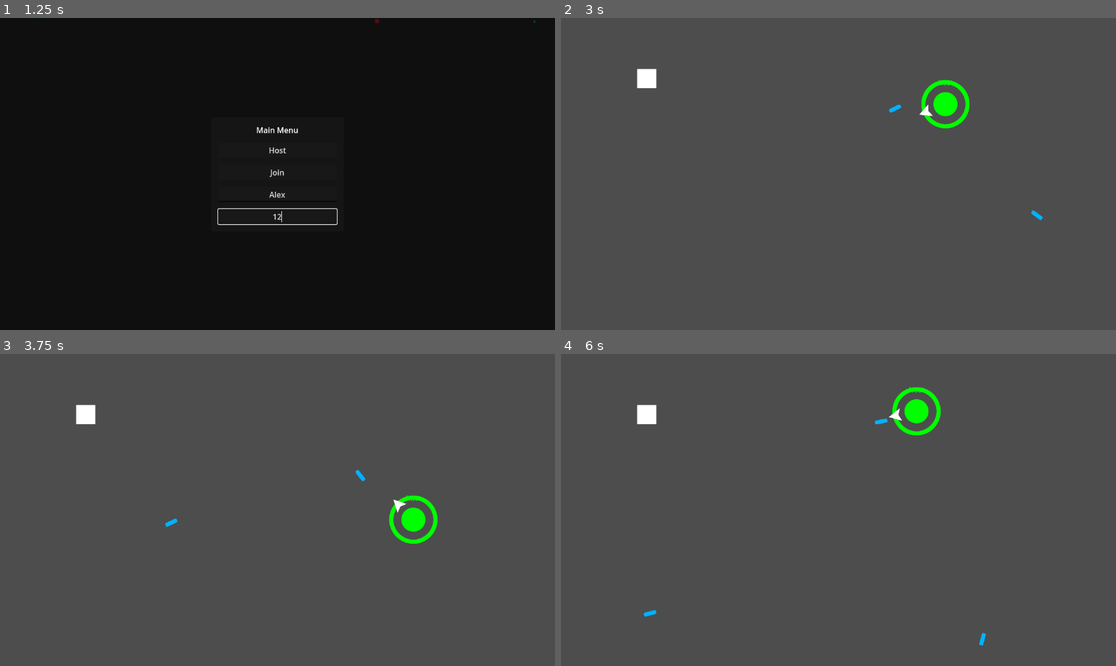
Above: before the commit, frames 1-4 (two rows, left to right).
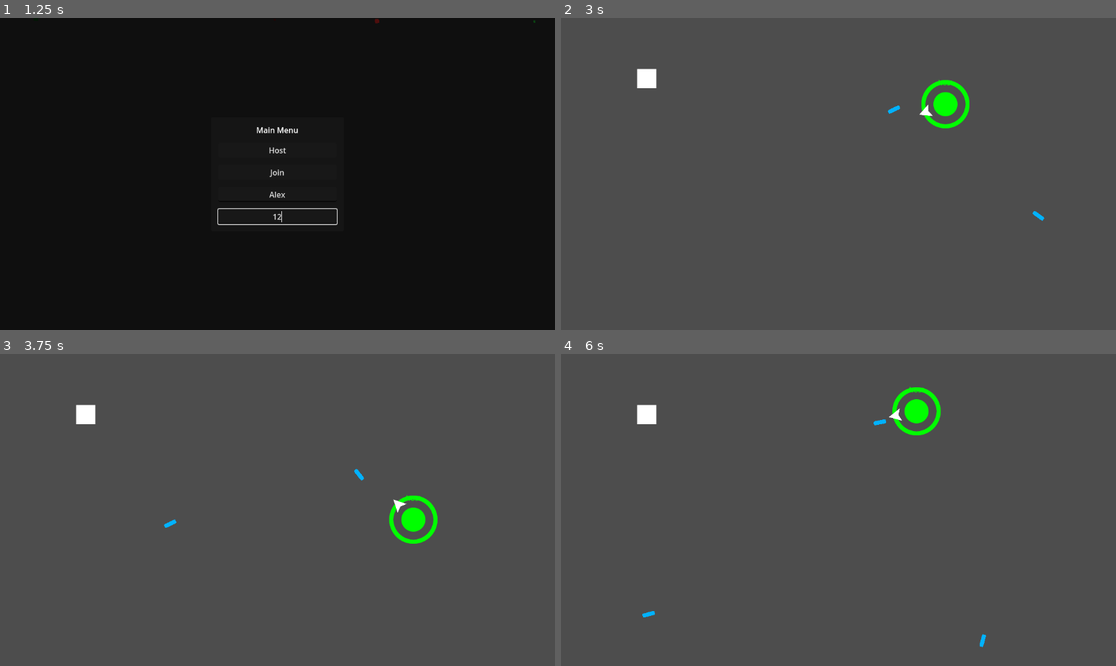
Above: after the commit, the same moments.

Repository: Pkepowicz/Infinite-Onslaught
Game: Godot game, scene res://assets/scenes/world.tscn
Same seed, same stepped clock (60 frames per second), same inputs: the game is played once before the commit and once after it. The engine's default icon, where the game draws it, is replaced by a stand-in: a white triangle on a blue panel in a dark square.
Inputs (mouse positions are in pixels of both pictures, inside the frame that each line leads up to):
- Up to frame 1 (1.25 s): click (277, 192) at 0.52 s; type "Alex" at 0.6 s; click (277, 217) at 0.75 s; type "12" at 0.83 s
- Up to frame 2 (3 s): click "Host" at 1.25 s; tap Enter at 2 s; move the mouse to (960, 158) at 2.02 s; hold Right (ui_right) 2.03-2.78 s; click (960, 158) at 2.1 s; move the mouse to (727, 189) at 2.77 s; hold Down (ui_down) from 2.78 s (still down); click (727, 189) at 2.85 s
- Up to frame 3 (3.75 s): move the mouse to (333, 441) at 3.52 s; release Down (ui_down) at 3.53 s; hold Right (ui_right) from 3.53 s (still down); click (333, 441) at 3.6 s
- Up to frame 4 (6 s): move the mouse to (810, 572) at 4.27 s; release Right (ui_right) at 4.28 s; hold Up (ui_up) 4.28-5.03 s; click (810, 572) at 4.35 s; move the mouse to (1005, 556) at 5.02 s; hold Left (ui_left) from 5.03 s (still down); click (1005, 556) at 5.1 s; move the mouse to (672, 463) at 5.77 s; click (672, 463) at 5.85 s

Frame 1 is identical in both runs. In frame 2, less than 0.1% of the frame differs, in the area x 58-88%, y 27-66%; in frame 3, less than 0.1%; in frame 4, less than 0.1%, in the area x 14-77%, y 20-94%.

Commit message:
Added shooting cooldown

Diff:
--- a/assets/player/Player.gd
+++ b/assets/player/Player.gd
@@ -8,6 +8,7 @@
 # Get the gravity from the project settings to be synced with RigidBody nodes.
 var gravity = ProjectSettings.get_setting("physics/2d/default_gravity")
 var username : String
+@onready var attack_cooldown = $GunRotation/Timer
 
 var sync_pos = Vector2(0,0)
 var sync_rot = 0
@@ -27,9 +28,11 @@
 		$GunRotation.rotation_degrees = lerpf($GunRotation.rotation_degrees, sync_rot, 0.4)
 		return
 	$GunRotation.look_at(get_viewport().get_mouse_position())
-	if Input.is_action_just_pressed("Fire"):
+	if Input.is_action_just_pressed("Fire") && attack_cooldown.is_stopped():
+		attack_cooldown.start()
 		print(username)
 		Fire.rpc()
+
 	sync_pos = global_position
 	sync_rot = $GunRotation.rotation_degrees
 	var direction_x = Input.get_axis("ui_left", "ui_right")
--- a/assets/player/player.tscn
+++ b/assets/player/player.tscn
@@ -59,7 +59,11 @@
 texture = ExtResource("6_jjgt6")
 
 [node name="BulletSpawn" type="Node2D" parent="GunRotation"]
-position = Vector2(114, 2)
+position = Vector2(120, 0)
+
+[node name="Timer" type="Timer" parent="GunRotation"]
+wait_time = 0.25
+one_shot = true
 
 [node name="MultiplayerSynchronizer" type="MultiplayerSynchronizer" parent="."]
 replication_interval = 0.05
--- a/assets/player/weapons/bullet.tscn
+++ b/assets/player/weapons/bullet.tscn
@@ -11,8 +11,8 @@
 [sub_resource type="RectangleShape2D" id="RectangleShape2D_l3bwk"]
 size = Vector2(24, 6)
 
-[sub_resource type="RectangleShape2D" id="RectangleShape2D_mr7o4"]
-size = Vector2(113, 39)
+[sub_resource type="RectangleShape2D" id="RectangleShape2D_1h540"]
+size = Vector2(24, 6)
 
 [node name="Bullet" type="CharacterBody2D"]
 script = ExtResource("1_lj8tb")
@@ -27,12 +27,10 @@
 shape = SubResource("RectangleShape2D_l3bwk")
 
 [node name="DamageBox" parent="." instance=ExtResource("3_aubgo")]
-visible = false
 damage = 1
 knockback_force = 1.0
 
 [node name="CollisionShape2D" parent="DamageBox/Area2D" index="0"]
-position = Vector2(53.5, 0.5)
-shape = SubResource("RectangleShape2D_mr7o4")
+shape = SubResource("RectangleShape2D_1h540")
 
 [editable path="DamageBox"]
